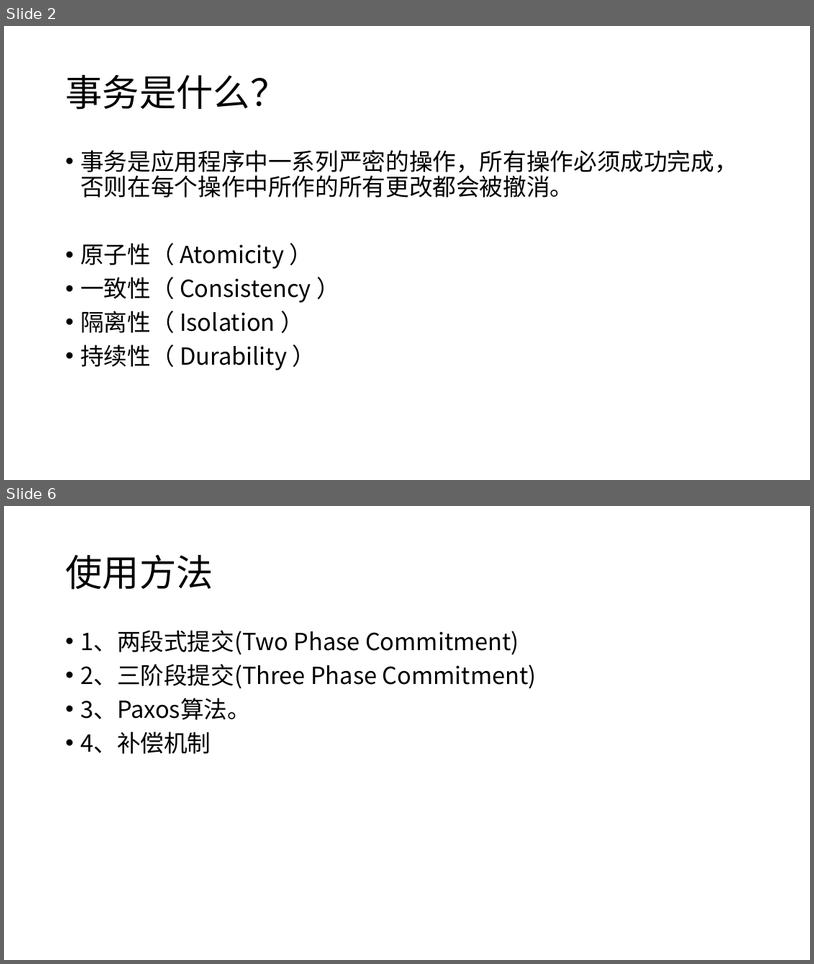
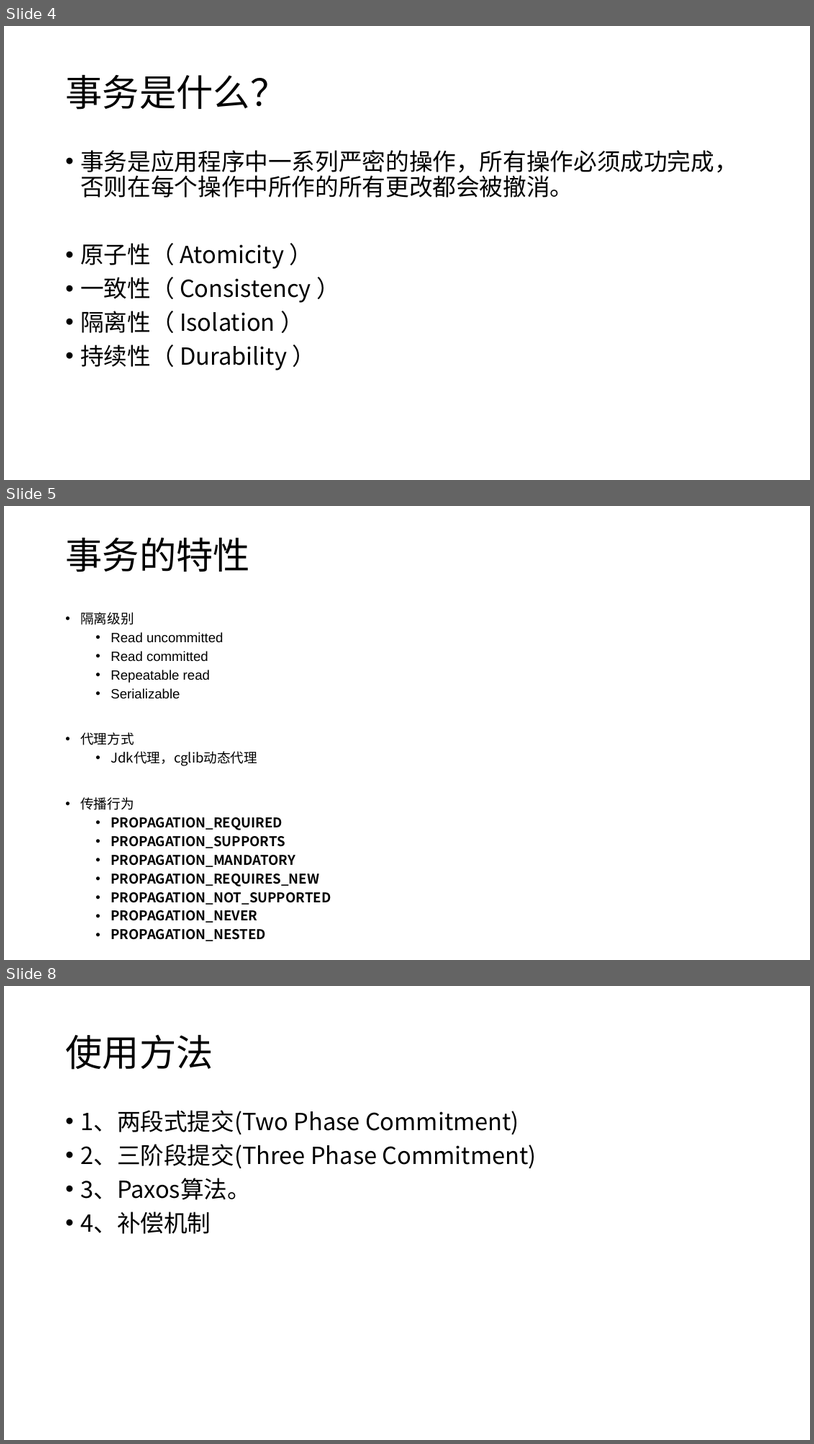
Before and after one commit to courage89/xa_presentation, a slide deck: 分布式事务.pptx. Shown one above the other, each under a label of ours: slides 2 and 6 before the commit, slides 4, 5 and 8 after it; the slides between them are not shown. The pictures are 814x964 and 814x1444 pixels, drawn with LibreOffice and Linux fonts; fonts in the diff are those of the drawing. Boxes give left, top, right and bottom in pixels: in the first picture for what was removed or moved away, otherwise in the second. Text is boxed around its words. In the diff, an @@ line names an element or a change of style, - is before the commit and + after.

Commit message:
ppt update

```diff
--- a/分布式事务.pptx
+++ b/分布式事务.pptx
@@ slide 5 added at bbox=[4, 506, 810, 960], background #FFFFFF @@
@@ title added at bbox=[65, 537, 250, 572], 44 pt, text #000000 @@
+事务的特性
@@ text added at bbox=[80, 612, 331, 941], 16 pt, text #000000, bold @@
+• 隔离级别
+  • Read uncommitted
+  • Read committed
+  • Repeatable read
+  • Serializable
+• 代理方式
+  • Jdk代理，cglib动态代理
+• 传播行为
+  • PROPAGATION_REQUIRED
+  • PROPAGATION_SUPPORTS
+  • PROPAGATION_MANDATORY
+  • PROPAGATION_REQUIRES_NEW
+  • PROPAGATION_NOT_SUPPORTED
+  • PROPAGATION_NEVER
+  • PROPAGATION_NESTED
@@ what was slide 2 is now slide 4 @@
@@ what was slide 6 is now slide 8 @@
```
Also in this commit, not shown: 1 slide changed, 3 other slides added, 2 slides removed.
